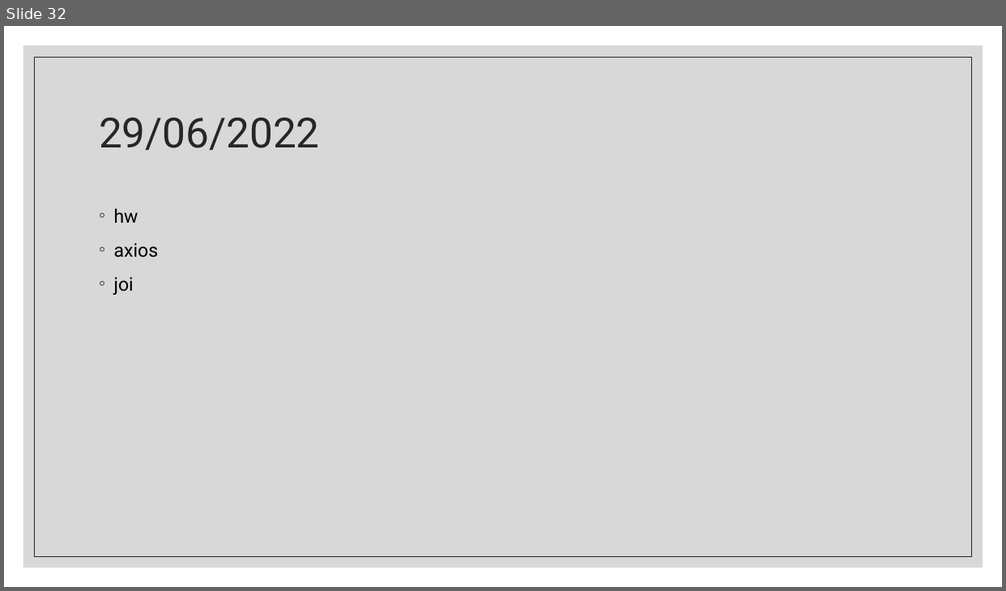
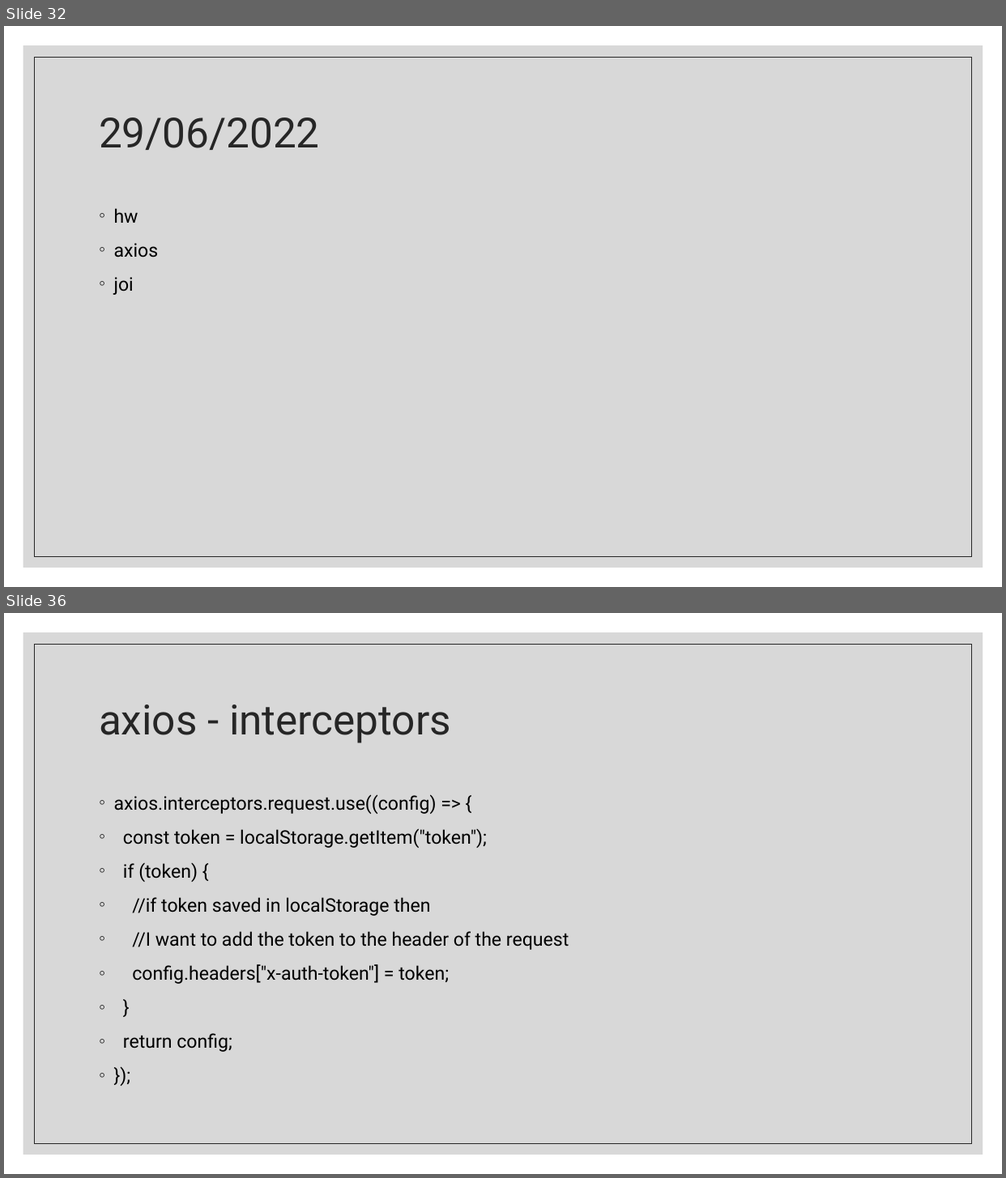
Before and after one commit to Rlss91/ht_W011121MR_morning_first-project, a slide deck: docs/React.pptx. Shown one above the other, each under a label of ours: slide 32 before the commit, slides 32 and 36 after it; the slides between them are not shown. The pictures are 1006x591 and 1006x1178 pixels, drawn with LibreOffice and Linux fonts; fonts in the diff are those of the drawing. Boxes give left, top, right and bottom in pixels: in the first picture for what was removed or moved away, otherwise in the second. Text is boxed around its words. In the diff, an @@ line names an element or a change of style, - is before the commit and + after.

```diff
--- a/docs/React.pptx
+++ b/docs/React.pptx
@@ slide 36 added at [4,613,1002,1174], background #FFFFFF; not listed: 2 template elements that a slide beside it also shows @@
@@ title added at [99,705,451,743], 40 pt, text #262626 @@
+axios - interceptors
@@ text added at [114,794,569,1052], 18 pt, text #000000 @@
+◦ axios.interceptors.request.use((config) => {
+◦ const token = localStorage.getItem("token");
+◦ if (token) {
+◦ //if token saved in localStorage then
+◦ //I want to add the token to the header of the request
+◦ config.headers["x-auth-token"] = token;
+◦ }
+◦ return config;
+◦ });
```
Also in this commit, not shown: 3 other slides added, 5 other files.
